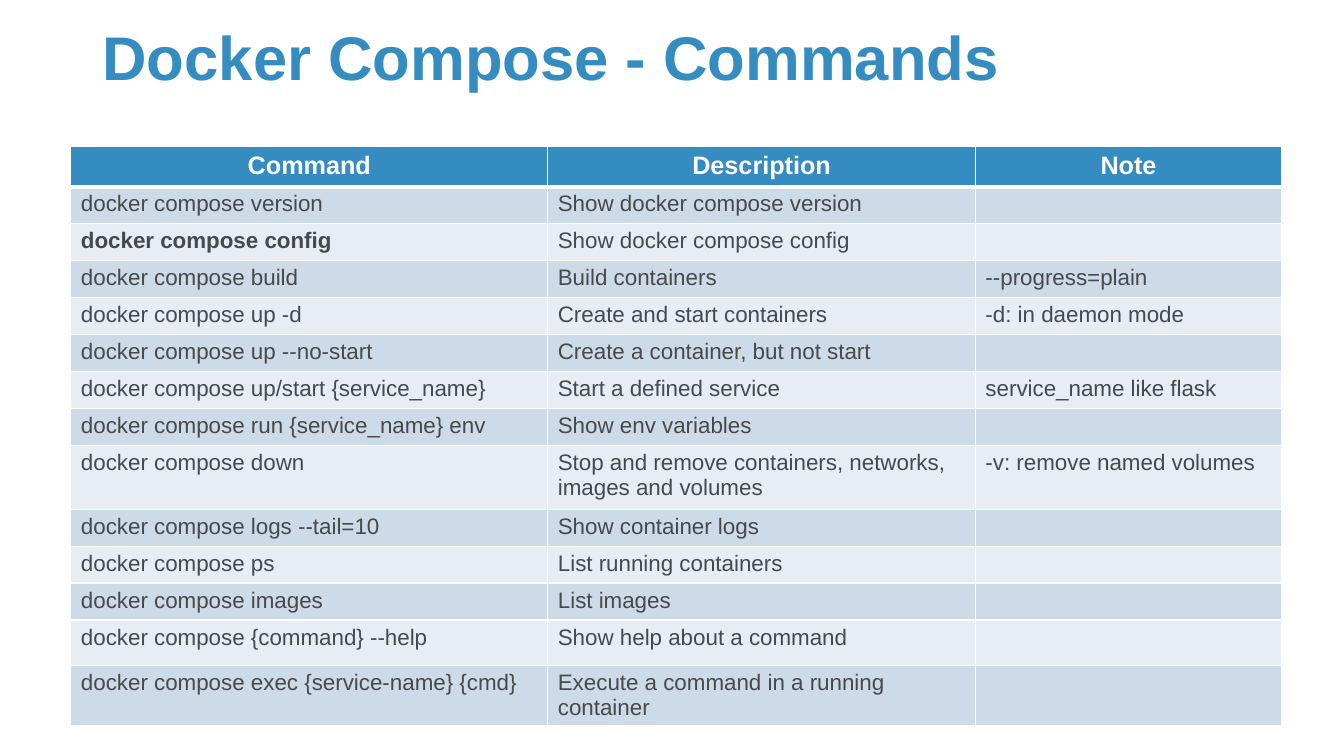
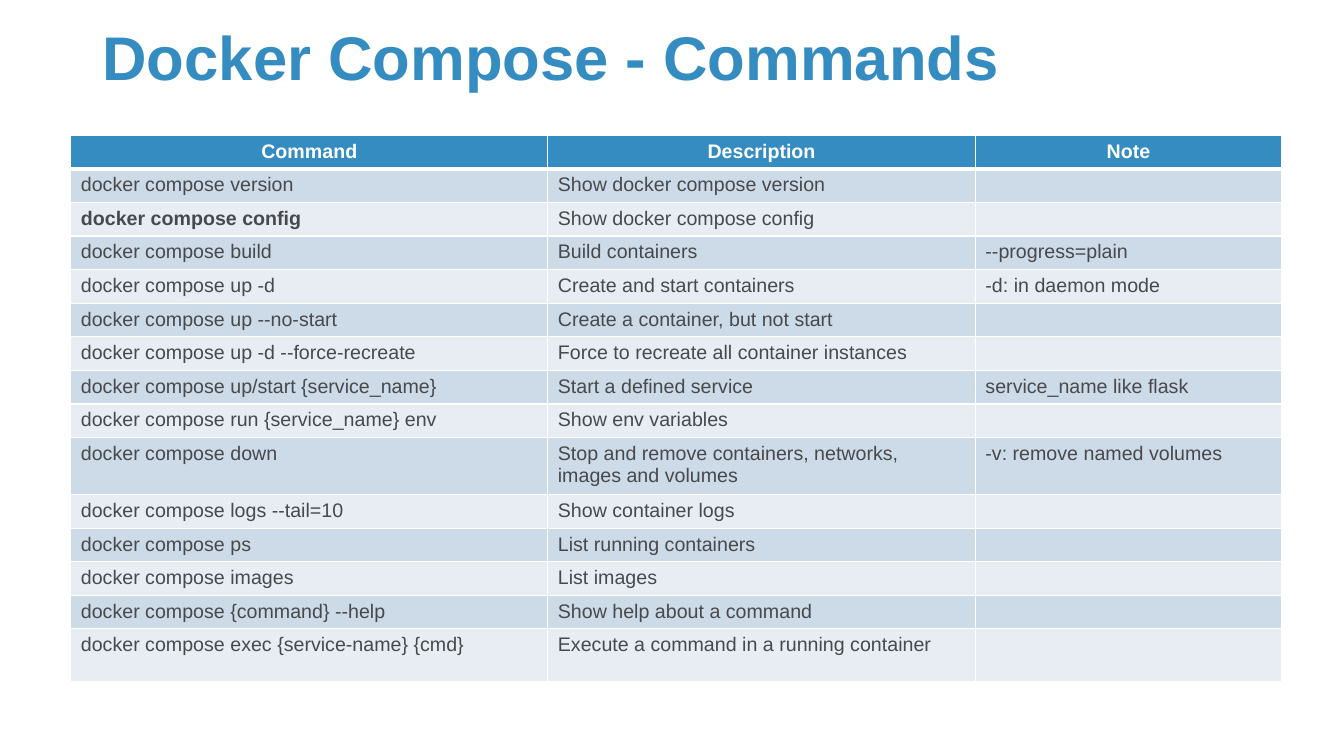
Before and after one commit to Sparks-Lu/TechNotes, a slide deck: slide 23 of Misc/Docker-Notes.pptx. Drawn at 1344x756 pixels with LibreOffice and Linux fonts; fonts in the diff are those of the drawing; background and template pictures are left out. Boxes give left, top, right and bottom in pixels: in the first picture for what was removed or moved away, otherwise in the second. Text is boxed around its words. In the diff, an @@ line names an element or a change of style, - is before the commit and + after.

```diff
--- a/Misc/Docker-Notes.pptx
+++ b/Misc/Docker-Notes.pptx
@@ table at box(71, 135, 1281, 682) @@
+row 7: docker compose up -d --force-recreate | Force to recreate all container instances | 
@@ table: place and size @@
-table at box(71, 146, 1281, 730)
+table at box(71, 135, 1281, 682)
```
Also in this commit, not shown: 1 other slide changed, 15 other files.
